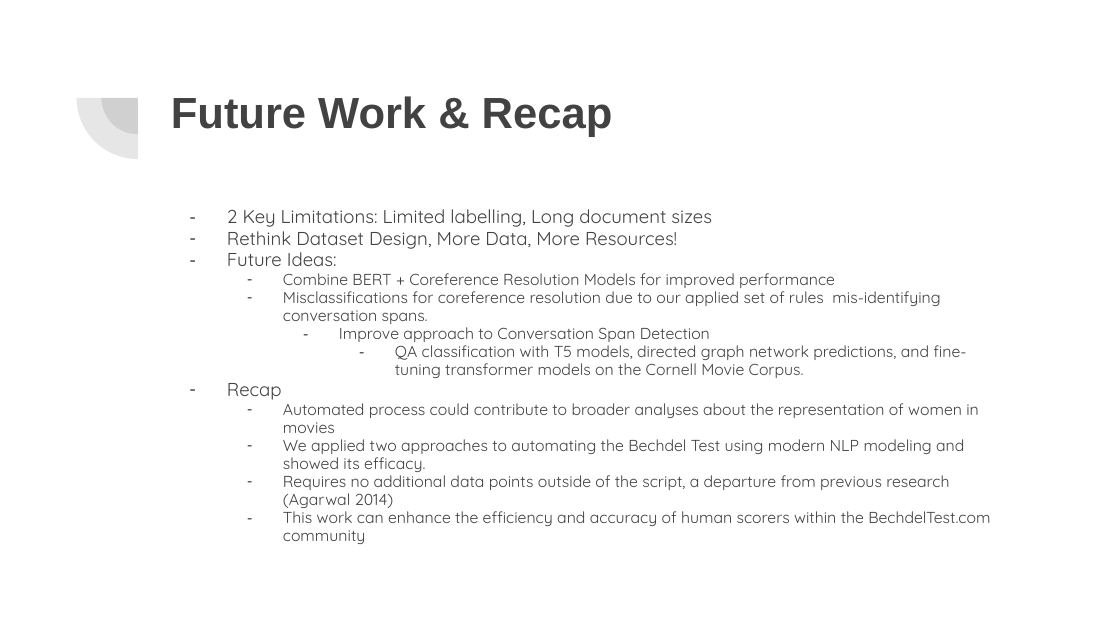
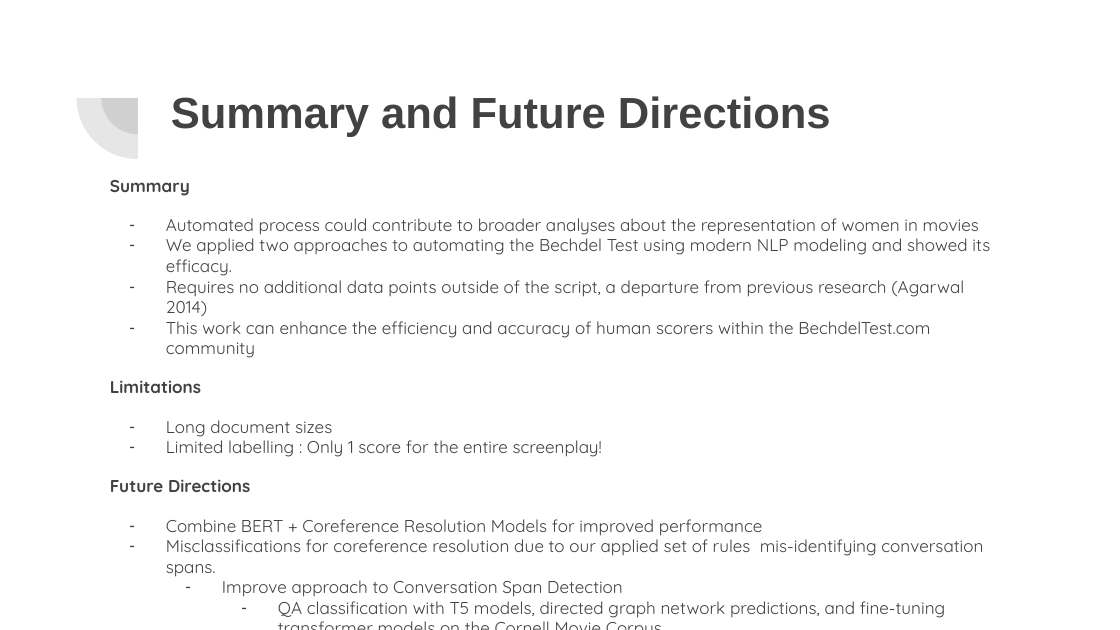
Before and after one commit to zfenton/W266_Final, a slide deck: slide 12 of Final Presentation.pptx (slide 10 before the commit). Drawn at 1120x630 pixels with LibreOffice and Linux fonts; fonts in the diff are those of the drawing. Boxes give left, top, right and bottom in pixels: in the first picture for what was removed or moved away, otherwise in the second. Text is boxed around its words. In the diff, an @@ line names an element or a change of style, - is before the commit and + after.

Commit message:
added final presentation powerpoint after we presented in class

```diff
--- a/Final Presentation.pptx
+++ b/Final Presentation.pptx
@@ title at (171, 96, 831, 137): text changed @@
-Future Work & Recap
+Summary and Future Directions
@@ text "Summary": place and size @@
-text "Summary" at (227, 209, 990, 544)
+text "Summary" at (110, 180, 990, 618)
@@ text at (110, 180, 990, 492): text changed; size 12 to 11 pt @@
-– 2 Key Limitations: Limited labelling, Long document sizes
-– Rethink Dataset Design, More Data, More Resources!
-– Future Ideas:
+Summary
+– Automated process could contribute to broader analyses about the representation of women in movies
+– We applied two approaches to automating the Bechdel Test using modern NLP modeling and showed its efficacy.
+– Requires no additional data points outside of the script, a departure from previous research (Agarwal 2014)
+– This work can enhance the efficiency and accuracy of human scorers within the BechdelTest.com community
+Limitations
+– Long document sizes
+– Limited labelling : Only 1 score for the entire screenplay!
+Future Directions
@@ text at (283, 403, 990, 544): paragraphs removed @@
-– Recap
-  – Automated process could contribute to broader analyses about the representation of women in movies
-  – We applied two approaches to automating the Bechdel Test using modern NLP modeling and showed its efficacy.
-  – Requires no additional data points outside of the script, a departure from previous research (Agarwal 2014)
-  – This work can enhance the efficiency and accuracy of human scorers within the BechdelTest.com community
@@ text at (166, 519, 983, 618): size 10.2 to 11 pt in "Combine BERT + Coreference Resolution Models for ...", "Misclassifications for coreference resolution due to our ...", "Improve approach to Conversation Span Detection", "QA classification with T5 models, directed graph ..."; list level 2 to 1 in "Combine BERT + Coreference Resolution ..."; line spacing 0.95 to 1; list level 2 to 1 in "Misclassifications for coreference resolution due ..."; list level 3 to 2 in "Improve approach to Conversation Span ..."; list level 4 to 3 in "QA classification with T5 models, ..." @@
```
Also in this commit, not shown: 3 other slides changed, 3 slides added, 1 slide removed.
